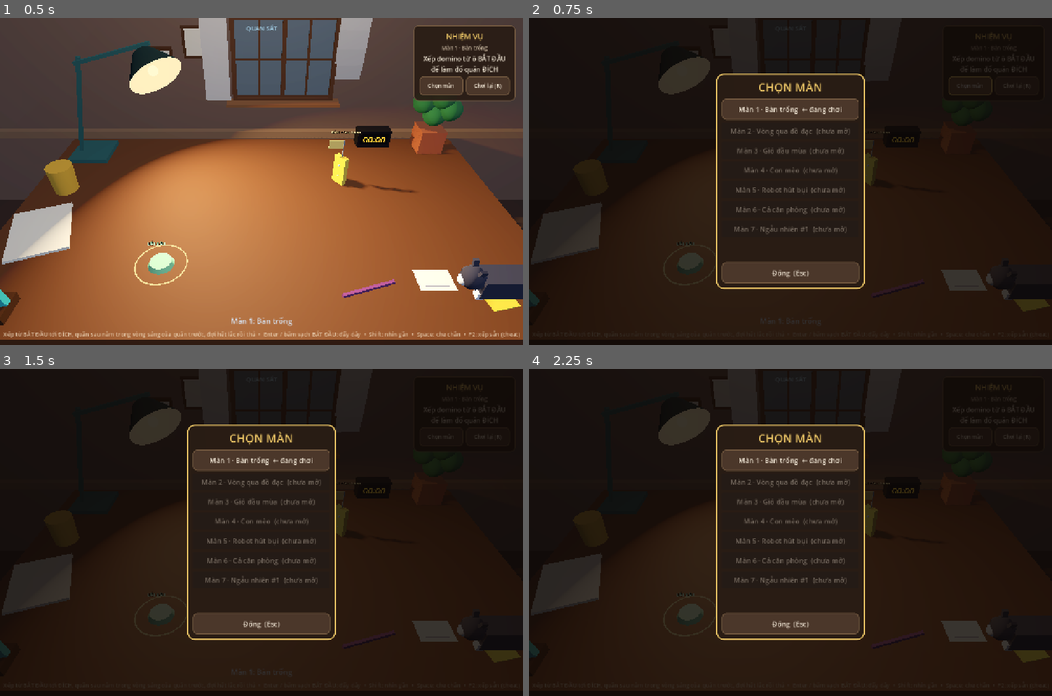
Above: before the commit, frames 1-4 (two rows, left to right).
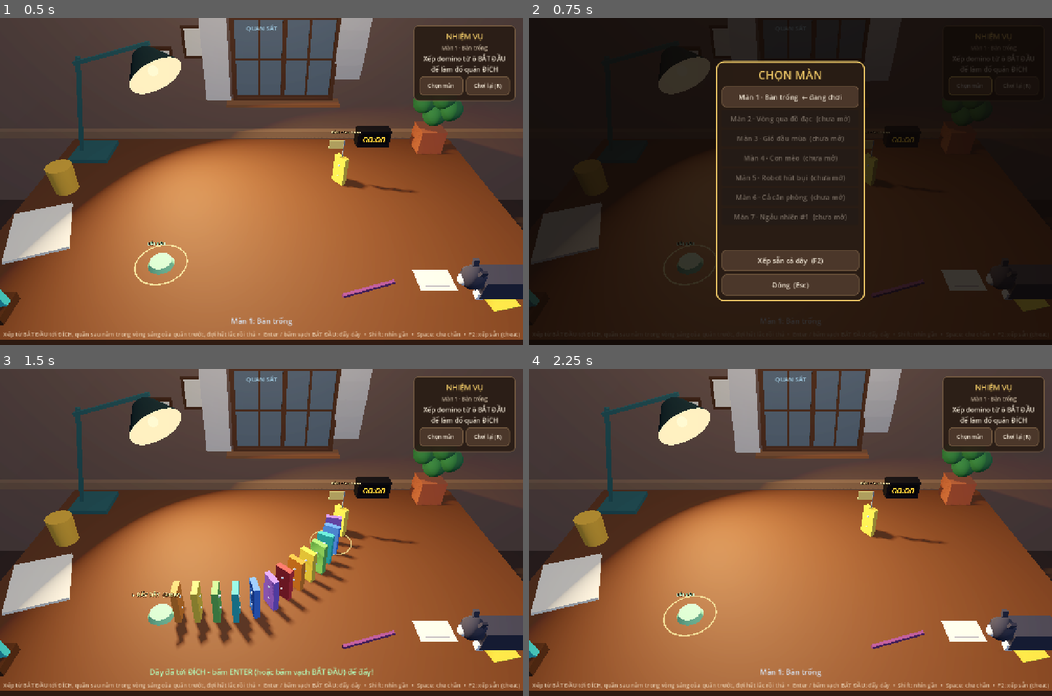
Above: after the commit, the same moments.

Repository: khaitd2605/cat
Game: Godot game, scene res://scenes/main_3d.tscn
Two runs of this game, one before a commit and one after it. Both use one fixed random seed, a clock stepped at 60 frames per second and the inputs below.
Inputs (mouse positions are in pixels of both pictures, inside the frame that each line leads up to):
- Up to frame 1 (0.5 s): no input
- Up to frame 2 (0.75 s): click "Chọn màn" at 0.5 s
- Up to frame 3 (1.5 s): click (261, 610) at 1.25 s, where only the run after the commit has a clickable "Xếp sẵn cả dây (F2)"
- Up to frame 4 (2.25 s): click "Chơi lại (R)" at 2 s

Frame 1 is identical in both runs. In frame 2, 6.8% of the frame differs, in the area x 35-65%, y 13-87%; in frame 3, 97%; in frame 4, 98%, in the area x 0-100%, y 0-100%.

Commit message:
feat: hỗ trợ chơi trên điện thoại (touch controls, chữ theo thiết bị)
- TouchControls (CanvasLayer) với nút NHÌN GẦN / CHE CHẮN / ĐẨY DÂY, tự
  queue_free() trên desktop nên bàn phím + chuột không đổi gì.
- Nút giữ được POLL mỗi frame thay vì button_down/up: ngón tay trượt ra khỏi
  nút sẽ không làm shield kẹt vĩnh viễn.
- UiTheme.say(keys, taps) chọn chữ theo thiết bị; HUD bỏ nhắc phím trên touch.
- Cheat F2 có thêm nút "Xếp sẵn cả dây" trong menu Chọn màn (duck-typed qua
  debug_fill_route) vì phím F2 không tồn tại trên điện thoại.
- head_include cho bản Web: overlay #rotate-gate nhắc xoay ngang máy, chỉ hiện
  với (orientation:portrait) and (pointer:coarse).

Co-Authored-By: Claude Opus 5 (1M context) <noreply@anthropic.com>

Diff:
--- a/scenes/main.tscn
+++ b/scenes/main.tscn
@@ -118,7 +118,7 @@
 warning_title = "GIÓ LÙA"
 icon_kind = "wind"
 failure_text = "Một cơn gió mạnh ùa qua cửa sổ và thổi đổ toàn bộ domino."
-missed_signals_text = "rèm động và cửa sổ hé mở, lá bay vào, tờ giấy trên bàn bay, rồi domino rung. Đóng cửa sổ kịp, hoặc giữ Space/chuột phải để che khi gió ập tới."
+missed_signals_text = "rèm động và cửa sổ hé mở, lá bay vào, tờ giấy trên bàn bay, rồi domino rung. Đóng cửa sổ kịp, hoặc che chắn khi gió ập tới."
 task_path = NodePath("../../DominoTask")
 window_path = NodePath("../../Window")
 curtain_path = NodePath("../../Curtain")
--- a/scenes/main_3d.tscn
+++ b/scenes/main_3d.tscn
@@ -17,6 +17,7 @@
 [ext_resource type="Script" path="res://scripts/3d/vacuum_dock_3d.gd" id="15_dock"]
 [ext_resource type="Script" path="res://scripts/3d/robot_vacuum_3d.gd" id="16_robot"]
 [ext_resource type="Script" path="res://scripts/3d/desk_lamp_3d.gd" id="17_lamp"]
+[ext_resource type="Script" path="res://scripts/ui/touch_controls.gd" id="18_touch"]
 
 [sub_resource type="Environment" id="Environment_room"]
 background_mode = 1
@@ -122,7 +123,7 @@
 warning_title = "GIÓ LÙA"
 icon_kind = "wind"
 failure_text = "Một cơn gió mạnh ùa qua cửa sổ và thổi đổ dãy domino."
-missed_signals_text = "rèm động và cửa sổ hé mở, lá bay vào, tờ giấy trên bàn bay, rồi domino rung. Đóng cửa sổ kịp, hoặc giữ Space/chuột phải để che khi gió ập tới."
+missed_signals_text = "rèm động và cửa sổ hé mở, lá bay vào, tờ giấy trên bàn bay, rồi domino rung. Đóng cửa sổ kịp, hoặc che chắn khi gió ập tới."
 task_path = NodePath("../../DominoTask")
 window_path = NodePath("../../Window")
 curtain_path = NodePath("../../Curtain")
@@ -151,3 +152,10 @@
 [node name="HUD" type="CanvasLayer" parent="."]
 layer = 2
 script = ExtResource("14_hud")
+
+[node name="TouchControls" type="CanvasLayer" parent="."]
+layer = 3
+script = ExtResource("18_touch")
+task_path = NodePath("../DominoTask")
+focus_path = NodePath("../FocusSystem")
+controls_path = NodePath("../PlayerControls")
--- a/scripts/3d/domino_task_3d.gd
+++ b/scripts/3d/domino_task_3d.gd
@@ -697,7 +697,12 @@
 	_settle_rest_t = 0.0
 	d.wake()
 	d.angular_velocity = across * (swing_vel / HEIGHT)
-	Sfx.play("miss" if tilt > topple_swing else "place", -3.0)
+	# Only the clean drop is scored with a sound. A bad drop used to get a buzzer
+	# on top of the piece visibly toppling and the feedback line already saying
+	# why - three tellings of one mistake, and the loudest of them was the one
+	# that added nothing.
+	if tilt <= topple_swing:
+		Sfx.play("place", -3.0)
 	if tilt > topple_swing:
 		_show_feedback("Thả lúc đang lắc!", Color(1, 0.45, 0.4), base)
 	elif tilt > straight_swing:
@@ -1055,7 +1060,7 @@
 		else:
 			_show_feedback("Ổn", Color(0.7, 1, 0.7), d.position)
 	else:
-		Sfx.play("miss", -6.0)
+		# Silent for the same reason as the drop above: the piece is lying there.
 		# leaning or lying: it is not a placement, hand it to the collapse flow
 		_on_disturbed(d)
 	_emit_progress()
@@ -1151,7 +1156,7 @@
 	_goal_mat.albedo_color = Color(0.6, 1.0, 0.6) if phase == Phase.RUN else Color(1.0, 0.85, 0.45)
 	_goal_label.text = "ĐÍCH" if goal.armed else "ĐÍCH  (đang khoá)"
 	var ready := phase == Phase.BUILD and _starter() != null
-	_peg_label.text = "▸ ĐẨY DÂY  (Enter)" if ready else "BẮT ĐẦU"
+	_peg_label.text = UiTheme.say("▸ ĐẨY DÂY  (Enter)", "▸ ĐẨY DÂY") if ready else "BẮT ĐẦU"
 	# A sign that pulses is a sign you notice. The static one was there all along
 	# and got missed, which is the only evidence that matters about it.
 	_peg_label.modulate = Color(0.7, 1.0, 0.75) if not ready 		else Color(1.0, 1.0, 0.6).lerp(Color(0.4, 1.0, 0.5), 0.5 + 0.5 * sin(_time * 6.0))
@@ -1160,7 +1165,7 @@
 		var head := chain_head()
 		if _reaches_goal(head):
 			_told_ready = true
-			EventBus.notify.emit("Dây đã tới ĐÍCH - bấm ENTER (hoặc bấm vạch BẮT ĐẦU) để đẩy!", Color(0.7, 1, 0.75))
+			EventBus.notify.emit(UiTheme.say("Dây đã tới ĐÍCH - bấm ENTER (hoặc bấm vạch BẮT ĐẦU) để đẩy!", "Dây đã tới ĐÍCH - bấm vạch BẮT ĐẦU để đẩy!"), Color(0.7, 1, 0.75))
 	_base_ring.visible = dragging
 	if dragging:
 		var b := carried_base()
@@ -1449,7 +1454,7 @@
 	_plan.clear()
 	_plan_i = 0
 	if _reaches_goal(_router_tip()):
-		EventBus.notify.emit("Dây đã tới ĐÍCH rồi - bấm ENTER để đẩy!",
+		EventBus.notify.emit(UiTheme.say("Dây đã tới ĐÍCH rồi - bấm ENTER để đẩy!", "Dây đã tới ĐÍCH rồi - bấm vạch BẮT ĐẦU để đẩy!"),
 			Color(0.7, 1, 0.75))
 		return
 	if not _plan_route(_router_tip()):
@@ -1465,7 +1470,7 @@
 		EventBus.notify.emit("Chỉ xếp được %d quân - đường bị chặn." % laid,
 			Color(1, 0.7, 0.45))
 	else:
-		EventBus.notify.emit("CHEAT: xếp sẵn %d quân tới ĐÍCH - bấm ENTER để đẩy!" % laid,
+		EventBus.notify.emit(UiTheme.say("CHEAT: xếp sẵn %d quân tới ĐÍCH - bấm ENTER để đẩy!", "CHEAT: xếp sẵn %d quân tới ĐÍCH - bấm vạch BẮT ĐẦU để đẩy!") % laid,
 			Color(0.8, 0.9, 1.0))
 	_emit_progress()
 
--- a/scripts/3d/focus_system_3d.gd
+++ b/scripts/3d/focus_system_3d.gd
@@ -23,6 +23,9 @@
 var is_focus := false
 var focus_amount := 0.0
 var zoom := 0.0            # 0 = wide, 1 = leaned in
+## Held by the on-screen NHÌN GẦN button on touch devices; see TouchControls.
+## SHIFT still works, so a hybrid laptop can use either.
+var zoom_held := false
 var _task: Node
 var _camera: Camera3D
 var _rect: ColorRect
@@ -63,8 +66,9 @@
 		EventBus.focus_changed.emit(is_focus)
 	focus_amount = move_toward(focus_amount, 1.0 if is_focus else 0.0, delta * 2.5)
 
-	# voluntary zoom only: SHIFT held, or wheel notches
-	var target_zoom: float = maxf(_wheel_zoom, 1.0 if Input.is_key_pressed(KEY_SHIFT) else 0.0)
+	# voluntary zoom only: SHIFT (or the touch button) held, or wheel notches
+	var lean: bool = Input.is_key_pressed(KEY_SHIFT) or zoom_held
+	var target_zoom: float = maxf(_wheel_zoom, 1.0 if lean else 0.0)
 	zoom = move_toward(zoom, target_zoom, delta * zoom_speed)
 	_camera.position = home_pos
 	_camera.look_at(look_at_point)
--- a/scripts/levels/level_set.gd
+++ b/scripts/levels/level_set.gd
@@ -55,7 +55,7 @@
 	},
 	{
 		"name": "Gió đầu mùa",
-		"hint": "Gió sắp tới. Đóng cửa sổ, hoặc giữ Space che chắn lúc nó thổi.",
+		"hint": "Gió sắp tới. Đóng cửa sổ, hoặc che chắn lúc nó thổi.",
 		"start": Vector3(-5.0, 0, 2.6), "goal": Vector3(5.0, 0, -2.6),
 		"obstacles": 4, "seed": 3313,
 		"wind": true, "cat": false, "robot": false,
--- a/scripts/systems/focus_system.gd
+++ b/scripts/systems/focus_system.gd
@@ -44,7 +44,10 @@
 	layer.add_child(_rect)
 
 func _process(delta: float) -> void:
-	var want := _task.is_focusing() and GameManager.is_playing()
+	# Annotated, not inferred: `_task` is a bare Node, so `is_focusing()` comes
+	# back as Variant and the whole expression refuses to infer. The 3D twin has
+	# always had this; only the export ever compiled this file, so it went unseen.
+	var want: bool = _task.is_focusing() and GameManager.is_playing()
 	if want != is_focus:
 		is_focus = want
 		EventBus.focus_changed.emit(is_focus)
--- a/scripts/systems/player_controls.gd
+++ b/scripts/systems/player_controls.gd
@@ -1,13 +1,15 @@
 class_name PlayerControls
 extends Node
-## Non-click player verbs. Right now: the hand shield (hold Space or the right
-## mouse button) that protects the dominoes from a gust but blocks placing.
+## Non-click player verbs. Right now: the hand shield (hold Space, the right
+## mouse button, or the CHE CHẮN button on touch) that protects the dominoes
+## from a gust but blocks placing.
 
 @export var task_path: NodePath
 
 var _task: Node
 var _key_held := false
 var _mouse_held := false
+var _touch_held := false
 
 func _ready() -> void:
 	_task = get_node(task_path)
@@ -20,8 +22,16 @@
 		_mouse_held = event.pressed
 		_apply()
 
+## Called every frame by TouchControls, which polls its own button rather than
+## listening for a release that a finger sliding off the edge would never send.
+func set_touch_shield(held: bool) -> void:
+	if held == _touch_held:
+		return
+	_touch_held = held
+	_apply()
+
 func _apply() -> void:
-	var want := (_key_held or _mouse_held) and GameManager.is_playing()
+	var want := (_key_held or _mouse_held or _touch_held) and GameManager.is_playing()
 	if want != _task.shield_active:
 		_task.set_shield(want)
 		if want:
--- a/scripts/ui/hud.gd
+++ b/scripts/ui/hud.gd
@@ -101,7 +101,7 @@
 	pick.size_flags_horizontal = Control.SIZE_EXPAND_FILL
 	pick.pressed.connect(_open_menu)
 	buttons.add_child(pick)
-	var restart := UiTheme.button("Chơi lại (R)", 13, Vector2(0, 30))
+	var restart := UiTheme.button(UiTheme.say("Chơi lại (R)", "Chơi lại"), 13, Vector2(0, 30))
 	restart.size_flags_horizontal = Control.SIZE_EXPAND_FILL
 	restart.pressed.connect(GameManager.restart)
 	buttons.add_child(restart)
@@ -132,7 +132,15 @@
 	_toast.modulate.a = 0.0
 	stack.add_child(_toast)
 
-	_hint = UiTheme.label("Xếp từ BẮT ĐẦU tới ĐÍCH, quân sau nằm trong vòng sáng của quân trước, đợi hết lắc rồi thả  •  Enter / bấm vạch BẮT ĐẦU: đẩy dây  •  Shift: nhìn gần  •  Space: che chắn  •  F2: xếp sẵn (cheat)", 14, Color(1, 0.95, 0.85, 0.7), HORIZONTAL_ALIGNMENT_CENTER)
+	# Two hint lines, because naming keys a phone does not have is worse than no
+	# hint at all: on touch the same verbs live on the buttons TouchControls puts
+	# in the bottom corners, and the cheat key is left unsaid.
+	var common := "Xếp từ BẮT ĐẦU tới ĐÍCH, quân sau nằm trong vòng sáng của quân trước, đợi hết lắc rồi thả"
+	var keys := "  •  Enter / bấm vạch BẮT ĐẦU: đẩy dây  •  Shift: nhìn gần  •  Space: che chắn  •  F2: xếp sẵn (cheat)"
+	var taps := "  •  Chạm giữ để nhấc quân, buông tay để đặt  •  Dùng các nút ở hai góc dưới"
+	_hint = UiTheme.label(common + (taps if DisplayServer.is_touchscreen_available() else keys),
+		14, Color(1, 0.95, 0.85, 0.7), HORIZONTAL_ALIGNMENT_CENTER)
+	_hint.autowrap_mode = TextServer.AUTOWRAP_WORD_SMART
 	stack.add_child(_hint)
 
 	if assist_banner:
@@ -166,12 +174,12 @@
 	ccol.add_child(_overlay_stats)
 	# Only ever shown after a win, and it is the first button so the eye lands on
 	# the way forward rather than on the way back.
-	_overlay_next = UiTheme.button("Màn tiếp theo  (Enter)", 20, Vector2(260, 54))
+	_overlay_next = UiTheme.button(UiTheme.say("Màn tiếp theo  (Enter)", "Màn tiếp theo"), 20, Vector2(260, 54))
 	_overlay_next.size_flags_horizontal = Control.SIZE_SHRINK_CENTER
 	_overlay_next.visible = false
 	_overlay_next.pressed.connect(GameManager.next_level)
 	ccol.add_child(_overlay_next)
-	var retry := UiTheme.button("Chơi lại màn này  (R)", 20, Vector2(260, 54))
+	var retry := UiTheme.button(UiTheme.say("Chơi lại màn này  (R)", "Chơi lại màn này"), 20, Vector2(260, 54))
 	retry.size_flags_horizontal = Control.SIZE_SHRINK_CENTER
 	retry.pressed.connect(GameManager.restart)
 	ccol.add_child(retry)
@@ -312,6 +320,31 @@
 	_menu_rows.add_theme_constant_override("separation", 6)
 	_menu_rows.size_flags_horizontal = Control.SIZE_EXPAND_FILL
 	scroll.add_child(_menu_rows)
-	var close := UiTheme.button("Đóng  (Esc)", 17, Vector2(320, 42))
+	# The cheat used to be F2 and nothing else, which meant it did not exist on a
+	# phone. It lives in the menu because the menu is the one surface reachable
+	# from every device, and because a cheat that sat on the playfield would be
+	# tapped by accident on a screen you place dominoes on with your finger.
+	var cheat := UiTheme.button(UiTheme.say("Xếp sẵn cả dây  (F2)", "Xếp sẵn cả dây"),
+		17, Vector2(320, 42))
+	cheat.pressed.connect(_cheat_fill)
+	col.add_child(cheat)
+	var close := UiTheme.button(UiTheme.say("Đóng  (Esc)", "Đóng"), 17, Vector2(320, 42))
 	close.pressed.connect(_close_menu)
 	col.add_child(close)
+
+## Duck-typed like the rest of the shared HUD: the 2D scene has no router, so the
+## button simply says so there instead of the HUD needing to know which task it
+## is sitting above.
+func _cheat_fill() -> void:
+	var task: Node = null
+	for n in get_parent().get_children():
+		if n.has_method("debug_fill_route"):
+			task = n
+			break
+	if task == null:
+		EventBus.notify.emit("Bàn này không có cheat.", Color(1, 0.85, 0.5))
+		return
+	# Close first: the menu pauses the tree, and the router lays real bodies that
+	# need the physics step to settle. Deferred so the unpause has landed.
+	_close_menu()
+	task.debug_fill_route.call_deferred()
--- /dev/null
+++ b/scripts/ui/touch_controls.gd
@@ -0,0 +1,91 @@
+class_name TouchControls
+extends CanvasLayer
+## On-screen buttons for the verbs that only exist on the keyboard.
+##
+## The game was built for a mouse and a keyboard. On a phone a tap already reads
+## as a click (`emulate_mouse_from_touch` is on), so carrying a domino - press,
+## drag, release - works untouched. What has no touch equivalent is SHIFT (lean
+## in), SPACE (shield) and ENTER (push), and without those three the run cannot
+## be finished at all: the player gets stuck on the first piece.
+##
+## ENTER is the only one that is strictly redundant - tapping the START peg
+## already triggers the run - but the peg is a small target on a phone and the
+## hint line names the key, so it gets a button of its own.
+##
+## The panel builds itself ONLY on a touch device, so a desktop player never
+## sees it and the room stays uncluttered. F2 (cheat) is deliberately left out.
+
+## Kept generous: a finger is not a cursor, and these sit over a live desk where
+## a mis-tap costs the run.
+const BUTTON_SIZE := Vector2(132, 74)
+const EDGE := 22
+
+@export var task_path: NodePath
+@export var focus_path: NodePath
+@export var controls_path: NodePath
+
+var _task: Node
+var _focus: FocusSystem3D
+var _controls: PlayerControls
+var _root: Control
+var _lean: Button
+var _shield: Button
+
+func _ready() -> void:
+	# Not `visible = false`: on desktop this node has no reason to keep ticking a
+	# _process that polls three buttons which will never exist.
+	if not DisplayServer.is_touchscreen_available():
+		queue_free()
+		return
+	_task = get_node(task_path)
+	_focus = get_node(focus_path) as FocusSystem3D
+	_controls = get_node(controls_path) as PlayerControls
+	_build()
+
+func _build() -> void:
+	_root = Control.new()
+	_root.set_anchors_and_offsets_preset(Control.PRESET_FULL_RECT)
+	_root.mouse_filter = Control.MOUSE_FILTER_IGNORE
+	add_child(_root)
+
+	# Left and right corners, never the middle: the desk the player is placing on
+	# runs across the bottom of the frame, and a button parked there would eat the
+	# taps meant for it.
+	_lean = _pad("NHÌN GẦN")
+	_root.add_child(_lean)
+	_lean.set_anchors_and_offsets_preset(
+		Control.PRESET_BOTTOM_LEFT, Control.PRESET_MODE_MINSIZE, EDGE)
+
+	var right := VBoxContainer.new()
+	right.add_theme_constant_override("separation", 10)
+	_root.add_child(right)
+	right.set_anchors_and_offsets_preset(
+		Control.PRESET_BOTTOM_RIGHT, Control.PRESET_MODE_MINSIZE, EDGE)
+
+	var push := _pad("ĐẨY DÂY")
+	# Self-guarding: it refuses politely (and says why) if the chain is not ready,
+	# so the button needs no conditions of its own.
+	push.pressed.connect(_task._trigger_run)
+	right.add_child(push)
+
+	_shield = _pad("CHE CHẮN")
+	right.add_child(_shield)
+
+## The two hold buttons are polled rather than wired to button_down/button_up:
+## a finger that slides off the button mid-hold would otherwise leave the shield
+## stuck on, which silently blocks every further placement.
+func _process(_delta: float) -> void:
+	var playing := GameManager.is_playing()
+	# The HUD's win/fail card sits on a lower layer than this one, so without this
+	# the buttons would float on top of the result screen.
+	_root.visible = playing
+	_focus.zoom_held = playing and _lean.button_pressed
+	_controls.set_touch_shield(playing and _shield.button_pressed)
+
+func _pad(text: String) -> Button:
+	var b := UiTheme.button(text, 16, BUTTON_SIZE)
+	# Held buttons, not tapped ones: without this the shield would drop the moment
+	# the finger drifted a pixel off the edge.
+	b.keep_pressed_outside = true
+	b.modulate.a = 0.88
+	return b
--- a/scripts/ui/ui_theme.gd
+++ b/scripts/ui/ui_theme.gd
@@ -7,6 +7,16 @@
 const GOLD := Color(0.93, 0.78, 0.4)
 const CREAM := Color(0.96, 0.92, 0.85)
 const DANGER := Color(0.9, 0.3, 0.25)
+
+## True on a phone or tablet. Every string that names a key needs a second
+## wording there, so the test lives here rather than being spelled out at each
+## call site and drifting.
+static func touch() -> bool:
+	return DisplayServer.is_touchscreen_available()
+
+## Picks between the keyboard wording and the touch wording of the same line.
+static func say(keys: String, taps: String) -> String:
+	return taps if touch() else keys
 
 static func panel(bg := PANEL_BG, border := PANEL_BORDER, radius := 12, border_w := 2) -> StyleBoxFlat:
 	var sb := StyleBoxFlat.new()
Not shown, changed: export_presets.cfg
Not shown: 1 places in scenes/main_3d.tscn that only renumber resources
Not shown, added: scripts/ui/touch_controls.gd.uid
